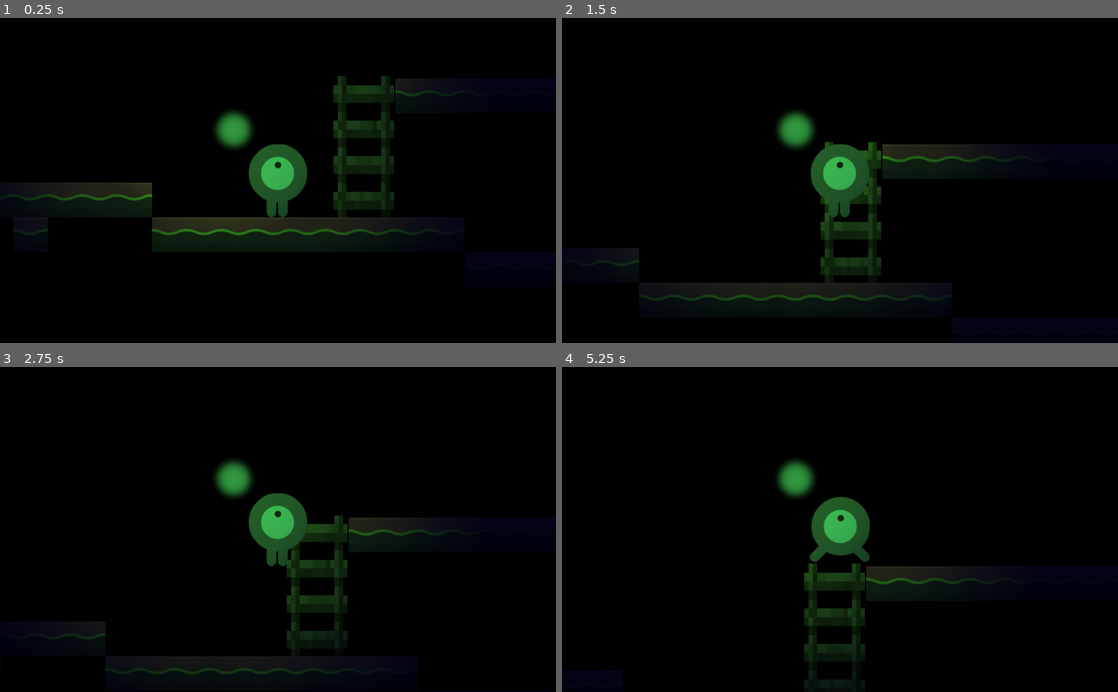
Above: before the commit, frames 1-4 (two rows, left to right).
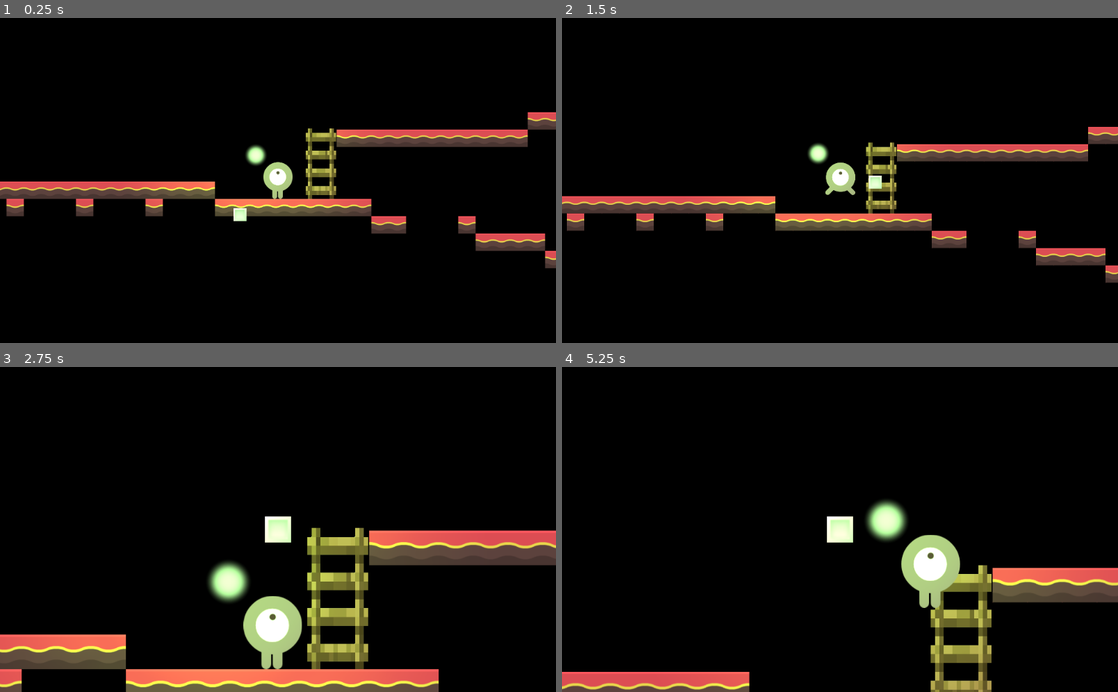
Above: after the commit, the same moments.

Repository: ToaJannox/GameDsgn2019
Game: Godot game, scene res://Node2D.tscn
Two runs of this game, one before a commit and one after it. Both use one fixed random seed, a clock stepped at 60 frames per second and the inputs below.
Inputs:
- Up to frame 1 (0.25 s): no input
- Up to frame 2 (1.5 s): hold F 0.53-1.28 s; hold Right (ui_right) from 0.53 s (still down); tap Up (ui_up) at 0.77, 0.8, 1.07, 1.35 s
- Up to frame 3 (2.75 s): tap Up (ui_up) at 1.52, 1.82, 2.3 s; tap F at 1.55 s; release Right (ui_right) at 2.03 s; hold Left (ui_left) from 2.03 s (still down); hold F from 2.03 s (still down)
- Up to frame 4 (5.25 s): release Left (ui_left) at 2.78 s; release F at 2.78 s; hold Right (ui_right) 2.78-4.28 s; tap F at 2.85, 4.35 s; tap Up (ui_up) at 3.02, 3.32, 4.52, 4.82 s; hold Up (ui_up) 3.53-4.28 s; hold Left (ui_left) 4.28-5.03 s; hold Right (ui_right) from 5.03 s (still down); hold F from 5.03 s (still down)

The runs differ from the first frame. In frame 1, 17% of the frame differs, in the area x 0-100%, y 17-77%; in frame 2, 14%; in frame 3, 20%, in the area x 0-100%, y 28-100%; in frame 4, 14%.

Commit message:
add pet controlled and fix some autonomous problems

Diff:
--- a/Godot_Game_Design_2019/Node2D.tscn
+++ b/Godot_Game_Design_2019/Node2D.tscn
@@ -1,12 +1,12 @@
-[gd_scene load_steps=19 format=2]
+[gd_scene load_steps=20 format=2]
 
 [ext_resource path="res://ressources/caster.png" type="Texture" id=1]
 [ext_resource path="res://Scripts/Ladder.gd" type="Script" id=2]
 [ext_resource path="res://ressources/Decor/ladder.png" type="Texture" id=3]
 [ext_resource path="res://ressources/Decor/tilesheet.png" type="Texture" id=4]
 [ext_resource path="res://Scripts/Player.gd" type="Script" id=5]
-[ext_resource path="res://ressources/Perso/playerGrey_up2.png" type="Texture" id=6]
-[ext_resource path="res://ressources/Perso/playerGrey_up1.png" type="Texture" id=7]
+[ext_resource path="res://ressources/Perso/playerGrey_up1.png" type="Texture" id=6]
+[ext_resource path="res://ressources/Perso/playerGrey_up2.png" type="Texture" id=7]
 [ext_resource path="res://ressources/Light/light.png" type="Texture" id=8]
 [ext_resource path="res://ressources/Light/spot.png" type="Texture" id=9]
 [ext_resource path="res://Scripts/Pet.gd" type="Script" id=10]
@@ -38,14 +38,14 @@
 
 [sub_resource type="SpriteFrames" id=4]
 animations = [ {
-"frames": [ ExtResource( 6 ), ExtResource( 7 ) ],
+"frames": [ ExtResource( 6 ) ],
+"loop": false,
+"name": "static",
+"speed": 5.0
+}, {
+"frames": [ ExtResource( 7 ), ExtResource( 6 ) ],
 "loop": true,
 "name": "walk",
-"speed": 5.0
-}, {
-"frames": [ ExtResource( 7 ) ],
-"loop": false,
-"name": "static",
 "speed": 5.0
 } ]
 
@@ -63,14 +63,18 @@
 "speed": 5.0
 } ]
 
+[sub_resource type="RectangleShape2D" id=8]
+extents = Vector2( 23.9332, 24.2381 )
+
 [node name="Node2D" type="Node2D"]
 
 [node name="Sprite" type="Sprite" parent="."]
-position = Vector2( 887.92, 379.431 )
-scale = Vector2( 173.615, 70.8527 )
+position = Vector2( 893.354, 916.491 )
+scale = Vector2( 173.615, 104.419 )
 texture = ExtResource( 1 )
 
 [node name="CanvasModulate" type="CanvasModulate" parent="."]
+visible = false
 color = Color( 0.0196078, 0.0392157, 0.25098, 1 )
 
 [node name="Ladder" type="Area2D" parent="."]
@@ -89,9 +93,10 @@
 [node name="TileMap" type="TileMap" parent="."]
 tile_set = SubResource( 3 )
 format = 1
-tile_data = PoolIntArray( 196638, 0, 0, 196639, 0, 0, 196642 …(1134 unchanged characters)… , 0, 0, 589845, 0, 0, 589846, 0, 0, 589847, 0, 0, 589848, 0, 0, 589849, 0, 0, 589850, 0, 0, 589872, 0, 0, 655387, 0, 0, 655388, 0, 0, 655389, 0, 0, 655390, 0, 0, 655408, 0, 0, 720927, 0, 0, 720939, 0, 0, 720940, 0, 0, 720941, 0, 0, 720942, 0, 0, 720943, 0, 0, 786464, 0, 0, 786474, 0, 0, 852001, 0, 0, 852008, 0, 0, 852009, 0, 0, 852010, 0, 0, 917538, 0, 0, 917539, 0, 0, 917540, 0, 0, 917541, 0, 0, 917542, 0, 0, 917543, 0, 0 )
+tile_data = PoolIntArray( 196638, 0, 0, 196639, 0, 0, 196642 …(1134 unchanged characters)… , 0, 0, 589845, 0, 0, 589846, 0, 0, 589850, 0, 0, 589872, 0, 0, 655387, 0, 0, 655388, 0, 0, 655389, 0, 0, 655390, 0, 0, 655408, 0, 0, 720927, 0, 0, 720939, 0, 0, 720940, 0, 0, 720941, 0, 0, 720942, 0, 0, 720943, 0, 0, 786464, 0, 0, 786474, 0, 0, 852001, 0, 0, 852008, 0, 0, 852009, 0, 0, 852010, 0, 0, 917538, 0, 0, 917539, 0, 0, 917540, 0, 0, 917541, 0, 0, 917542, 0, 0, 917543, 0, 0, 1441813, 0, 0, 1441814, 0, 0, 1441815, 0, 0, 1441816, 0, 0, 1441817, 0, 0, 1441818, 0, 0, 1441819, 0, 0, 1441820, 0, 0 )
 
 [node name="Player" type="KinematicBody2D" parent="."]
+editor/display_folded = true
 position = Vector2( 1000.4, 427.649 )
 script = ExtResource( 5 )
 
@@ -104,8 +109,10 @@
 position = Vector2( 0, 0.369751 )
 shape = SubResource( 5 )
 
-[node name="Camera2D" type="Camera2D" parent="Player"]
+[node name="Camera2D_Player" type="Camera2D" parent="Player"]
+scale = Vector2( 1.3136, 1.41073 )
 current = true
+zoom = Vector2( 2, 2 )
 
 [node name="LightPlayer" type="Light2D" parent="Player"]
 editor/display_folded = true
@@ -133,11 +140,17 @@
 occluder = SubResource( 6 )
 
 [node name="Pet" type="KinematicBody2D" parent="."]
-position = Vector2( 236.274, 181.089 )
+editor/display_folded = true
+position = Vector2( 875.072, 434.935 )
 script = ExtResource( 10 )
 
 [node name="AnimatedSprite" type="AnimatedSprite" parent="Pet"]
 scale = Vector2( 3, 3 )
 frames = SubResource( 7 )
+
+[node name="CollisionShape2D_Pet" type="CollisionShape2D" parent="Pet"]
+shape = SubResource( 8 )
+
+[node name="Camera2D_Pet" type="Camera2D" parent="Pet"]
 [connection signal="body_entered" from="Ladder" to="Ladder" method="_on_Ladder_body_entered"]
 [connection signal="body_exited" from="Ladder" to="Ladder" method="_on_Ladder_body_exited"]
--- a/Godot_Game_Design_2019/Scripts/Pet.gd
+++ b/Godot_Game_Design_2019/Scripts/Pet.gd
@@ -1,20 +1,133 @@
 extends KinematicBody2D
 
-const MAX_TIME_MOVE = 0.7
-const SPEED_MOVE = 15
+# Up/Down movement
+const MAX_TIME_MOVE = 0.9
+const SPEED_MOVE = 25
+
+const FLY_SPEED = 600
+var FLY_SPEED_MAX = 600
+
+const DISTANCE_MIN_X = 140
+const DISTANCE_MAX_X = 160
+const DISTANCE_Y = 100
 
 var velocity = Vector2()
+var motion = Vector2(0, 0)
 
 var time_move = 0
 var up = false
+var check_y = true
 
 func _process(delta):
-	velocity.y = up_down(delta)
 
-	var Player = get_node("../Player")
+	motion = Vector2(0, 0)
+	var controlled = Input.is_key_pressed(KEY_F)
+
+	var player = get_node("../Player")
+
+	if controlled:
+		$CollisionShape2D_Pet.disabled = false
+		$Camera2D_Pet.make_current()
+		controlled(delta)
+		check_y = true
+	else:
+		autonomous(player)
+		$Camera2D_Pet.clear_current()
+		$CollisionShape2D_Pet.disabled = true
+
+	if !check_y:
+		velocity.y = up_down(delta)
+		velocity.y += player.velocity.y
+	else:
+		velocity.y += motion.y * delta
+
+	velocity.x += motion.x * delta
 
 	velocity = move_and_slide(velocity, Vector2(0, -1))
 
+func controlled(delta):
+
+	var walk_left = Input.is_action_pressed("ui_left")
+	var walk_right = Input.is_action_pressed("ui_right")
+	var walk_up = Input.is_action_pressed("ui_up")
+	var walk_down = Input.is_action_just_pressed("ui_down")
+
+	# Left
+	if walk_left && !walk_right:
+		motion.x -= FLY_SPEED
+
+	# Right
+	if walk_right && !walk_left:
+		motion.x += FLY_SPEED
+
+	# Up
+	if walk_up && ! walk_down:
+		velocity.y = -FLY_SPEED
+
+	# Down
+	if walk_down && !walk_up:
+		velocity.y = FLY_SPEED
+
+	# Don't move X
+	if (walk_right && walk_left) || (!walk_right && !walk_left):
+		velocity.x = 0
+
+	# Don't move Y
+	if (walk_down && walk_up) || (!walk_down && !walk_up):
+		velocity.y = 0
+
+	if velocity.x < -FLY_SPEED_MAX:
+		velocity.x = -FLY_SPEED_MAX
+	elif velocity.x > FLY_SPEED_MAX:
+		velocity.x = FLY_SPEED_MAX
+
+	if velocity.y < -FLY_SPEED_MAX:
+		velocity.y = -FLY_SPEED_MAX
+	elif velocity.y > FLY_SPEED_MAX:
+		velocity.y = FLY_SPEED_MAX
+
+	velocity.y += motion.y * delta
+
+# When the pet just protect the Player
+func autonomous(var player):
+	var playerPos = player.position
+	var playerLookRight = player.look_right
+
+	if check_y:
+		if position.y < player.position.y - 5:
+			velocity.y = FLY_SPEED
+		if position.y > player.position.y + 5:
+			motion.y = -FLY_SPEED
+		if (position.y < player.position.y + 5) && (position.y > player.position.y - 5):
+			position.y = player.position.y
+			check_y = false
+
+	# Look right
+	if playerLookRight :
+		# Too far left
+		if (position.x - playerPos.x) < DISTANCE_MIN_X:
+			motion.x = FLY_SPEED
+		# Too far right
+		elif (position.x - playerPos.x) > DISTANCE_MAX_X:
+			motion.x = -FLY_SPEED
+		# Just good
+		else :
+			motion.x = 0
+			velocity.x = player.velocity.x
+	# Look left
+	if !playerLookRight:
+		# Too far left
+		if (playerPos.x - position.x) > DISTANCE_MAX_X:
+			motion.x = FLY_SPEED
+		# Too far right
+		elif (playerPos.x - position.x) < DISTANCE_MIN_X:
+			motion.x = -FLY_SPEED
+		# Just good
+		else :
+			motion.x = 0
+			velocity.x = player.velocity.x
+
+	velocity.y += player.velocity.y
 
 # Make the up/down constant movement
 func up_down(delta):
--- a/Godot_Game_Design_2019/Scripts/Player.gd
+++ b/Godot_Game_Design_2019/Scripts/Player.gd
@@ -16,17 +16,42 @@
 const MAX_JUMP_TIME = 0.3
 
 var velocity = Vector2()
+var motion
 
 var on_ladder = false
+var look_right = false
 
 var on_air_time = 0
 
 # Called every frame, "delta" is the elapsed time since the previous frame.
 func _process(delta):
 
-	var motion = Vector2(0, GRAVITY)
+	motion = Vector2(0, GRAVITY)
+	var pet_controlled = Input.is_key_pressed(KEY_F)
+
+	if !pet_controlled:
+		$Camera2D_Player.make_current()
+		controlled(delta)
+	else:
+		motion.x = 0
+		velocity.x = 0
+		$PlayerSprite.animation = "static"
+		$Camera2D_Player.clear_current()
+
+	if velocity.x < -WALK_SPEED_MAX:
+		velocity.x = -WALK_SPEED_MAX
+	elif velocity.x > WALK_SPEED_MAX:
+		velocity.x = WALK_SPEED_MAX
+
+	velocity.x += motion.x * delta
+
+	velocity.y += motion.y * delta
+
+	# Move Player
+	velocity = move_and_slide(velocity, Vector2(0, -1))
+
+func controlled(delta):
 	var stop = true
-	var static_ladder = false
 
 	var walk_left = Input.is_action_pressed("ui_left")
 	var walk_right = Input.is_action_pressed("ui_right")
@@ -37,10 +62,12 @@
 		motion.x -= WALK_SPEED
 		$PlayerSprite.animation = "walk"
 		stop = false
+		look_right = false
 	if walk_right && !walk_left:
 		motion.x += WALK_SPEED
 		$PlayerSprite.animation = "walk"
 		stop = false
+		look_right = true
 	if (walk_right && walk_left) || (!walk_right && !walk_left):
 		velocity.x = 0
 		$PlayerSprite.animation = "static"
@@ -54,7 +81,6 @@
 		elif walk_down && !walk_up:
 			velocity.y = LADDER_SPEED
 		else:
-			static_ladder = true
 			velocity.y = 0
 			motion.y = 0
 
@@ -80,12 +106,3 @@
 			vlen = 0
 
 		velocity.x = (vlen * vsign)
-
-	# Integrate forces to velocity
-	if(abs(velocity.x) < WALK_SPEED_MAX):
-		velocity.x += motion.x * delta
-
-	velocity.y += motion.y * delta
-
-	# Move Player
-	velocity = move_and_slide(velocity, Vector2(0, -1))
